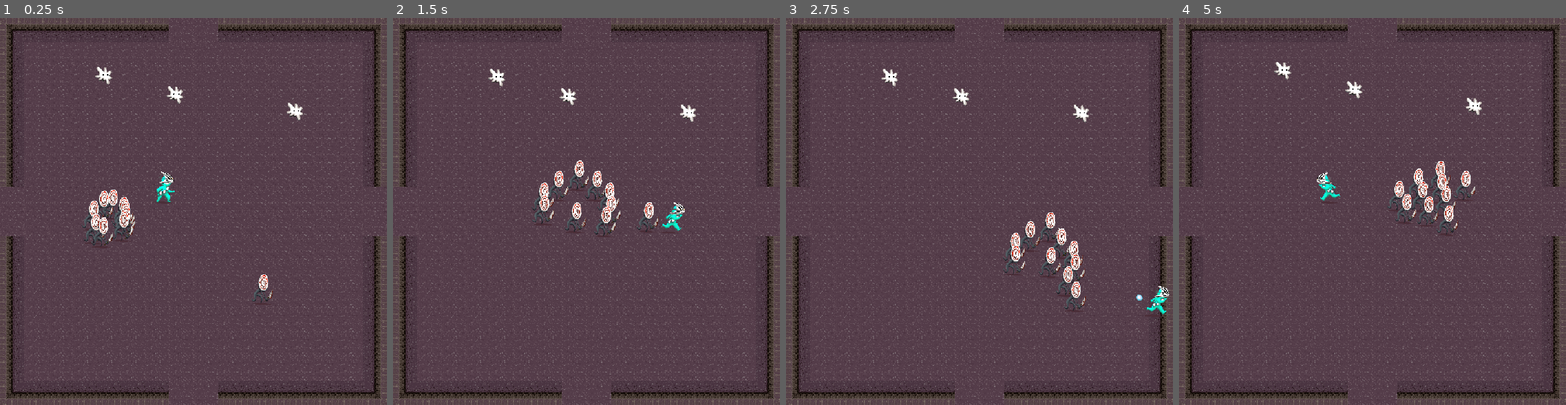
Above: before the commit, frames 1-4 (left to right).
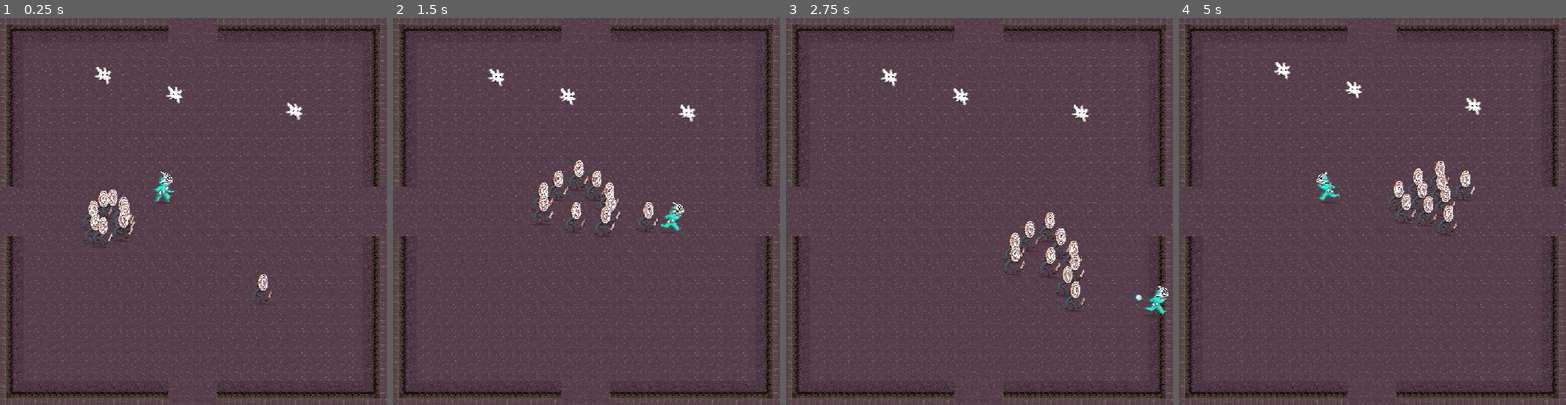
Above: after the commit, the same moments.

Repository: HephepTeam/GGJ2026
Game: Godot game, scene res://scenes/game_scene.tscn
The game is run twice, just before and just after one commit, with the same random seed, the same clock (stepped at 60 frames per second) and the same inputs. The engine's default icon, where the game draws it, is replaced by a stand-in: a white triangle on a blue panel in a dark square.
Inputs (mouse positions are in pixels of both pictures, inside the frame that each line leads up to):
- Up to frame 1 (0.25 s): no input
- Up to frame 2 (1.5 s): move the mouse to (671, 192) at 0.52 s; hold Right (ui_right) 0.53-1.28 s; move the mouse to (509, 230) at 1.27 s; hold Down (ui_down) from 1.28 s (still down)
- Up to frame 3 (2.75 s): move the mouse to (1018, 126) at 2.02 s; release Down (ui_down) at 2.03 s; hold Right (ui_right) from 2.03 s (still down)
- Up to frame 4 (5 s): move the mouse to (1353, 288) at 2.77 s; release Right (ui_right) at 2.78 s; hold Up (ui_up) 2.78-3.53 s; move the mouse to (1488, 269) at 3.52 s; hold Left (ui_left) from 3.53 s (still down); move the mouse to (1256, 153) at 4.27 s

The runs differ from the first frame. In frame 1, 6.0% of the frame differs, in the area x 0-100%, y 0-100%; in frame 2, 6.9%; in frame 3, 6.2%; in frame 4, 6.5%.

Commit message:
Adds the filter to the game scene.

Diff:
--- a/scenes/game_scene.tscn
+++ b/scenes/game_scene.tscn
@@ -5,6 +5,17 @@
 [ext_resource type="PackedScene" uid="uid://imwi3ugshkya" path="res://scenes/Enemy/enemy.tscn" id="3_y3j0m"]
 [ext_resource type="Script" uid="uid://cqdugo8vm245l" path="res://scenes/camera_2d.gd" id="4_bw6k5"]
 [ext_resource type="PackedScene" uid="uid://ddegyt03bek3q" path="res://scenes/collectible/mask.tscn" id="5_y3j0m"]
+[ext_resource type="Shader" uid="uid://svvmaw52uucw" path="res://shaders/strength.gdshader" id="6_rurhu"]
+
+[sub_resource type="ShaderMaterial" id="ShaderMaterial_kk2rg"]
+shader = ExtResource("6_rurhu")
+shader_parameter/speed = 0.0
+shader_parameter/strength = 0.0
+shader_parameter/explosion = 0.0
+shader_parameter/color_offset_multiplier = 0.004
+shader_parameter/black_offset_multiplier = 0.1
+shader_parameter/color_offset = 0.005
+shader_parameter/blur_amount = 0.0
 
 [node name="GameScene" type="Node2D" unique_id=729300741]
 
@@ -61,3 +72,13 @@
 
 [node name="Enemy10" parent="Entities" unique_id=1087220638 instance=ExtResource("3_y3j0m")]
 position = Vector2(280, 576)
+
+[node name="CanvasLayer" type="CanvasLayer" parent="." unique_id=2104543542]
+
+[node name="Filters" type="ColorRect" parent="CanvasLayer" unique_id=900232718]
+material = SubResource("ShaderMaterial_kk2rg")
+anchors_preset = 15
+anchor_right = 1.0
+anchor_bottom = 1.0
+grow_horizontal = 2
+grow_vertical = 2
--- a/shaders/shader_test.tscn
+++ /dev/null
@@ -1,36 +0,0 @@
-[gd_scene format=3 uid="uid://4v3tn4as3ffw"]
-
-[ext_resource type="Shader" uid="uid://svvmaw52uucw" path="res://shaders/strength.gdshader" id="1_6c22e"]
-[ext_resource type="PackedScene" uid="uid://7h053ghxefjb" path="res://scenes/map.tscn" id="1_v1u3e"]
-[ext_resource type="PackedScene" uid="uid://cp0bf0rdxvw1s" path="res://scenes/Player/player.tscn" id="1_xm5k1"]
-[ext_resource type="Shader" uid="uid://cw7svlafkdx0r" path="res://shaders/strength_enemy.gdshader" id="3_s0l26"]
-
-[sub_resource type="ShaderMaterial" id="ShaderMaterial_uadlo"]
-shader = ExtResource("3_s0l26")
-shader_parameter/strength = 0.750000035625
-
-[sub_resource type="ShaderMaterial" id="ShaderMaterial_s0l26"]
-shader = ExtResource("1_6c22e")
-shader_parameter/speed = 0.0
-shader_parameter/strength = 0.0
-shader_parameter/explosion = 0.0
-shader_parameter/color_offset_multiplier = 0.004
-shader_parameter/black_offset_multiplier = 0.1
-shader_parameter/color_offset = 0.005
-shader_parameter/blur_amount = 0.0
-
-[node name="ShaderTest" type="CanvasLayer" unique_id=1104798645]
-
-[node name="Room" parent="." unique_id=103331890 instance=ExtResource("1_v1u3e")]
-
-[node name="Player" parent="." unique_id=1534390266 instance=ExtResource("1_xm5k1")]
-material = SubResource("ShaderMaterial_uadlo")
-position = Vector2(426, 238)
-
-[node name="Filters" type="ColorRect" parent="." unique_id=317092186]
-material = SubResource("ShaderMaterial_s0l26")
-anchors_preset = 15
-anchor_right = 1.0
-anchor_bottom = 1.0
-grow_horizontal = 2
-grow_vertical = 2
